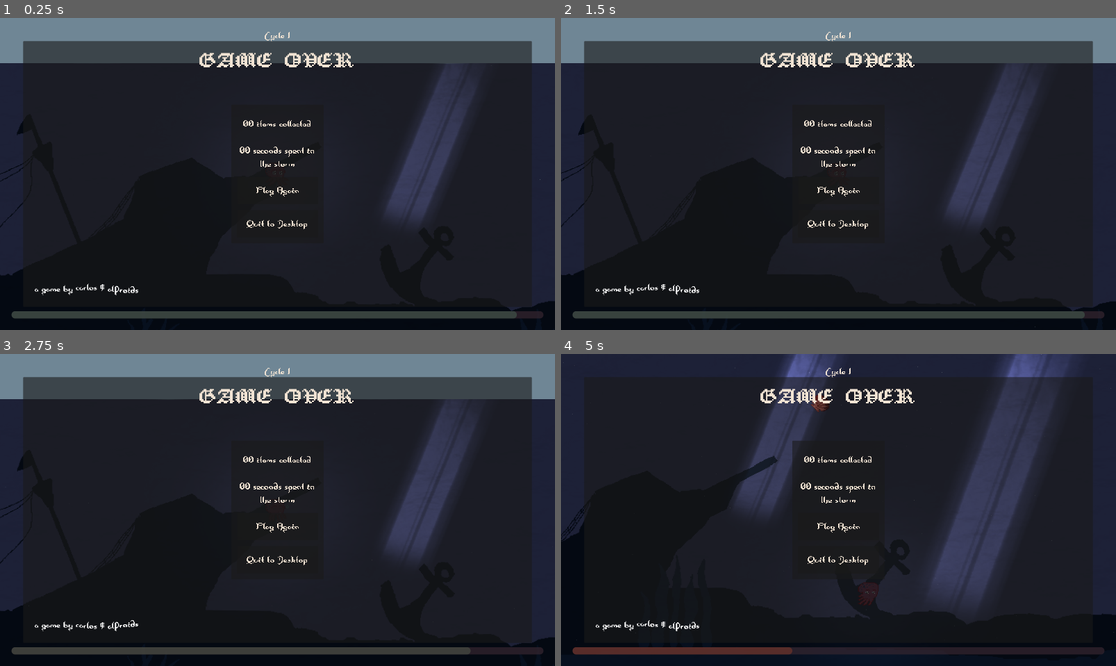
Above: before the commit, frames 1-4 (two rows, left to right).
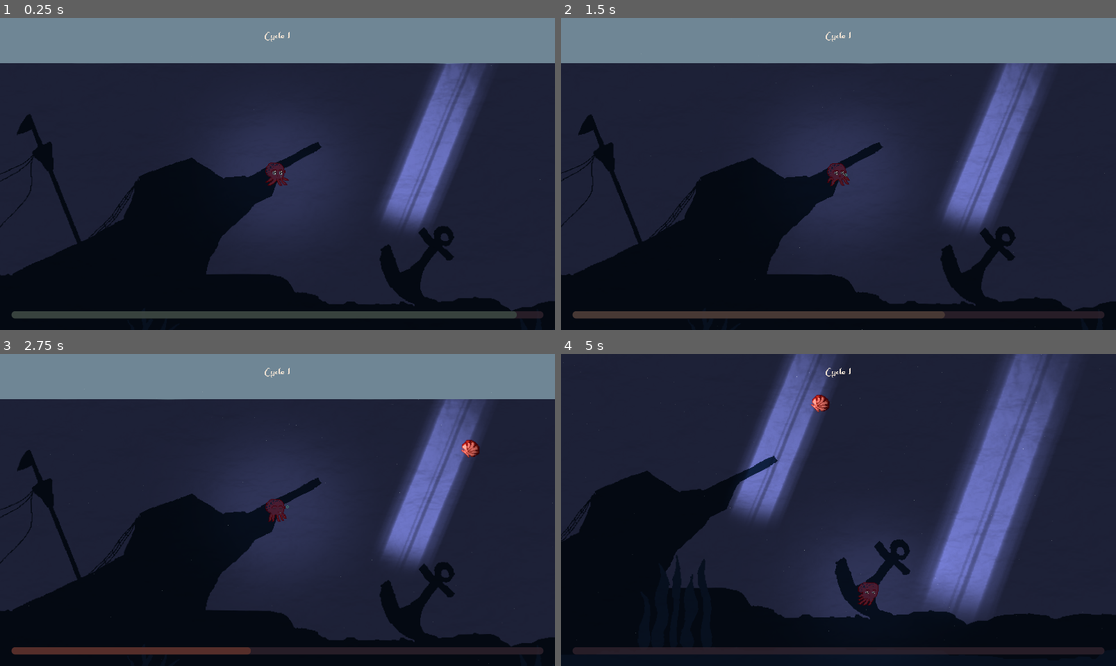
Above: after the commit, the same moments.

Repository: alfroids/tidal-storm
Game: Godot game, scene res://scenes/levels/main.tscn
Two runs of this game, one before a commit and one after it. Both use one fixed random seed, a clock stepped at 60 frames per second and the inputs below.
Inputs (mouse positions are in pixels of both pictures, inside the frame that each line leads up to):
- Up to frame 1 (0.25 s): no input
- Up to frame 2 (1.5 s): click (838, 189) at 0.5 s, where only the run before the commit has a clickable "Play Again"; click (838, 189) at 1.25 s, where only the run before the commit has a clickable "Play Again"
- Up to frame 3 (2.75 s): click (277, 525) at 2 s, where only the run before the commit has a clickable "Play Again"
- Up to frame 4 (5 s): hold D (move_right) 2.78-3.53 s; tap Space (dash) at 2.85, 3.6, 4.35 s; hold S (move_down) 3.53-4.28 s; hold D (move_right) from 4.28 s (still down)

The runs differ from the first frame. In frame 1, 21% of the frame differs, in the area x 4-96%, y 7-89%; in frame 2, 22%; in frame 3, 23%; in frame 4, 27%, in the area x 2-100%, y 7-97%.

Commit message:
Visible = false in game over scene

Diff:
--- a/scenes/UI/game-over/game_over.gd
+++ b/scenes/UI/game-over/game_over.gd
@@ -6,7 +6,7 @@
 
 
 func _ready() -> void:
-	#visible = false
+	visible = false
 	SignalBus.player_was_hooked.connect(_on_player_was_hooked)
 
 
